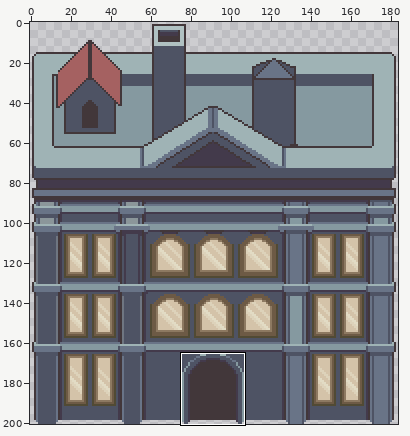
Two versions of one pixel-art file, assets/02_architecture/02_palud/paludBuilding1.aseprite. The picture above shows the old version from afar; the outline marks the close-up.
Close-up. The starting point:
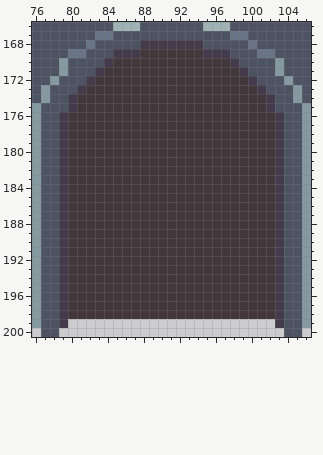
184x201 pixels, 1 frame. Colours within 5 levels of each other are drawn and written as one. Shown: x 76..106, y 166..200.
The same view after the edit:
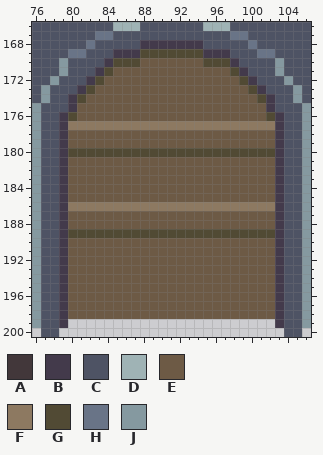
Palette (. is transparent): A #42373a  B #433a4b  C #4e5364  D #9fb3b5  E #6d5a45  F #8d7961  G #514a34  H #697487  J #8599a0
The author wrote: added doors for the last building
Edits made:
--- layer "bat3"
@@ x 76..106 @@
 168 CCCCCCHCCCCCBBBBBBBCCCCCHCCCCCC
-169 CCCCHHCCCBBBAAAAAAABBBCCCHHCCCC
-170 CCCJCCCCBAAAAAAAAAAAAABCCCCJCCC
-171 CCCJCCCBAAAAAAAAAAAAAAABCCCJCCC
-172 CCJCCCBAAAAAAAAAAAAAAAAABCCCJCC
-173 CJCCCBAAAAAAAAAAAAAAAAAAABCCCJC
-174 CJCCBAAAAAAAAAAAAAAAAAAAAABCCJC
-175 JCCCBAAAAAAAAAAAAAAAAAAAAABCCCJ
-176 JCCBAAAAAAAAAAAAAAAAAAAAAAABCCJ
-177 JCCBAAAAAAAAAAAAAAAAAAAAAAABCCJ
-178 JCCBAAAAAAAAAAAAAAAAAAAAAAABCCJ
-179 JCCBAAAAAAAAAAAAAAAAAAAAAAABCCJ
-180 JCCBAAAAAAAAAAAAAAAAAAAAAAABCCJ
-181 JCCBAAAAAAAAAAAAAAAAAAAAAAABCCJ
-182 JCCBAAAAAAAAAAAAAAAAAAAAAAABCCJ
-183 JCCBAAAAAAAAAAAAAAAAAAAAAAABCCJ
-184 JCCBAAAAAAAAAAAAAAAAAAAAAAABCCJ
-185 JCCBAAAAAAAAAAAAAAAAAAAAAAABCCJ
-186 JCCBAAAAAAAAAAAAAAAAAAAAAAABCCJ
-187 JCCBAAAAAAAAAAAAAAAAAAAAAAABCCJ
-188 JCCBAAAAAAAAAAAAAAAAAAAAAAABCCJ
-189 JCCBAAAAAAAAAAAAAAAAAAAAAAABCCJ
-190 JCCBAAAAAAAAAAAAAAAAAAAAAAABCCJ
-191 JCCBAAAAAAAAAAAAAAAAAAAAAAABCCJ
-192 JCCBAAAAAAAAAAAAAAAAAAAAAAABCCJ
-193 JCCBAAAAAAAAAAAAAAAAAAAAAAABCCJ
-194 JCCBAAAAAAAAAAAAAAAAAAAAAAABCCJ
-195 JCCBAAAAAAAAAAAAAAAAAAAAAAABCCJ
-196 JCCBAAAAAAAAAAAAAAAAAAAAAAABCCJ
-197 JCCBAAAAAAAAAAAAAAAAAAAAAAABCCJ
-198 JCCBAAAAAAAAAAAAAAAAAAAAAAABCCJ
+169 CCCCHHCCCBBBGGGGGGGBBBCCCHHCCCC
+170 CCCJCCCCBGGGEEEEEEEGGGBCCCCJCCC
+171 CCCJCCCBGEEEEEEEEEEEEEGBCCCJCCC
+172 CCJCCCBGEEEEEEEEEEEEEEEGBCCCJCC
+173 CJCCCBGEEEEEEEEEEEEEEEEEGBCCCJC
+174 CJCCBGEEEEEEEEEEEEEEEEEEEGBCCJC
+175 JCCCBEEEEEEEEEEEEEEEEEEEEEBCCCJ
+176 JCCBGEEEEEEEEEEEEEEEEEEEEEGBCCJ
+177 JCCBFFFFFFFFFFFFFFFFFFFFFFFBCCJ
+178 JCCBEEEEEEEEEEEEEEEEEEEEEEEBCCJ
+179 JCCBEEEEEEEEEEEEEEEEEEEEEEEBCCJ
+180 JCCBGGGGGGGGGGGGGGGGGGGGGGGBCCJ
+181 JCCBEEEEEEEEEEEEEEEEEEEEEEEBCCJ
+182 JCCBEEEEEEEEEEEEEEEEEEEEEEEBCCJ
+183 JCCBEEEEEEEEEEEEEEEEEEEEEEEBCCJ
+184 JCCBEEEEEEEEEEEEEEEEEEEEEEEBCCJ
+185 JCCBEEEEEEEEEEEEEEEEEEEEEEEBCCJ
+186 JCCBFFFFFFFFFFFFFFFFFFFFFFFBCCJ
+187 JCCBEEEEEEEEEEEEEEEEEEEEEEEBCCJ
+188 JCCBEEEEEEEEEEEEEEEEEEEEEEEBCCJ
+189 JCCBGGGGGGGGGGGGGGGGGGGGGGGBCCJ
+190 JCCBEEEEEEEEEEEEEEEEEEEEEEEBCCJ
+191 JCCBEEEEEEEEEEEEEEEEEEEEEEEBCCJ
+192 JCCBEEEEEEEEEEEEEEEEEEEEEEEBCCJ
+193 JCCBEEEEEEEEEEEEEEEEEEEEEEEBCCJ
+194 JCCBEEEEEEEEEEEEEEEEEEEEEEEBCCJ
+195 JCCBEEEEEEEEEEEEEEEEEEEEEEEBCCJ
+196 JCCBEEEEEEEEEEEEEEEEEEEEEEEBCCJ
+197 JCCBEEEEEEEEEEEEEEEEEEEEEEEBCCJ
+198 JCCBEEEEEEEEEEEEEEEEEEEEEEEBCCJ
 199 JCCB.......................BCCJ
Boxes around the changes in both close-ups, in picture pixels (x1, y1, x2, y2):
changed: (68, 49, 275, 319)
